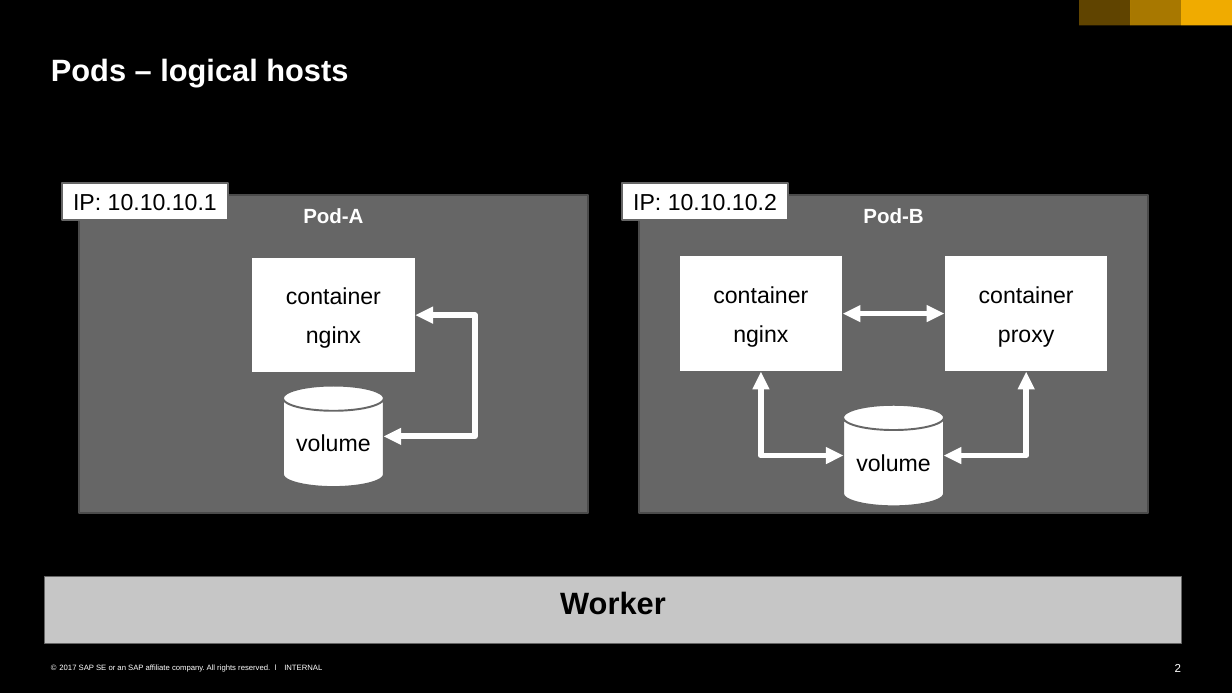
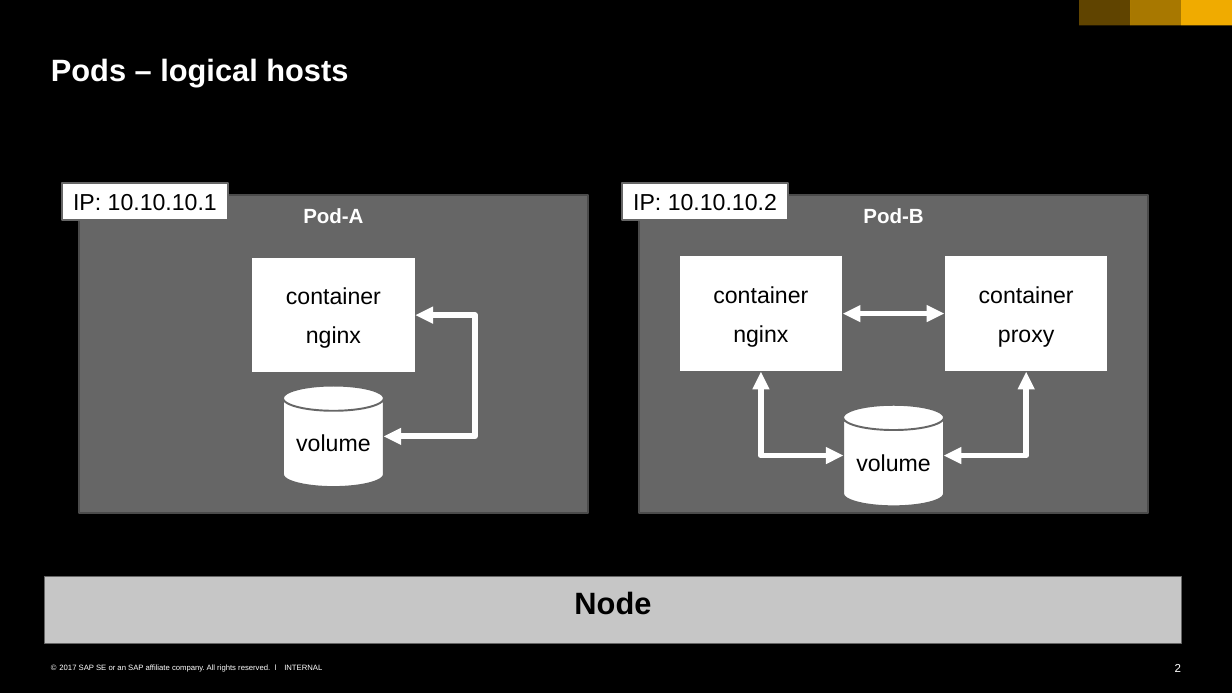
Before and after one commit to cuijiyao01/docker-k8s-training, a slide deck: slide 2 of kubernetes/02_namespaces_pods.pptx. Drawn at 1232x693 pixels with LibreOffice and Linux fonts; fonts in the diff are those of the drawing. Boxes give left, top, right and bottom in pixels: in the first picture for what was removed or moved away, otherwise in the second. Text is boxed around its words. In the diff, an @@ line names an element or a change of style, - is before the commit and + after.

Commit message:
workers are called nodes now

```diff
--- a/kubernetes/02_namespaces_pods.pptx
+++ b/kubernetes/02_namespaces_pods.pptx
@@ text in rectangle at (574, 591, 651, 615): text changed @@
-Worker
+Node
```
Also in this commit, not shown: 1 other file.
